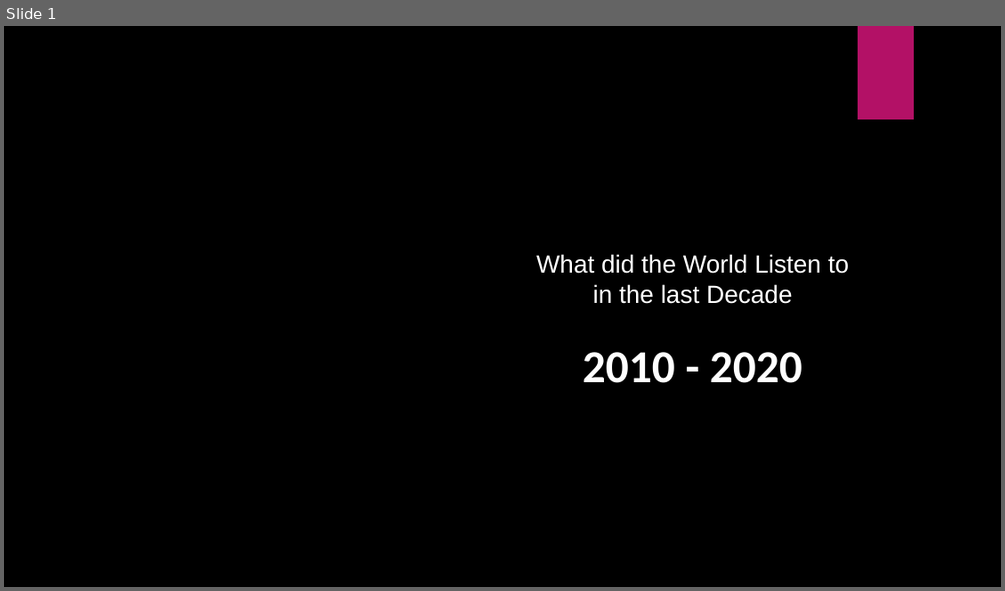
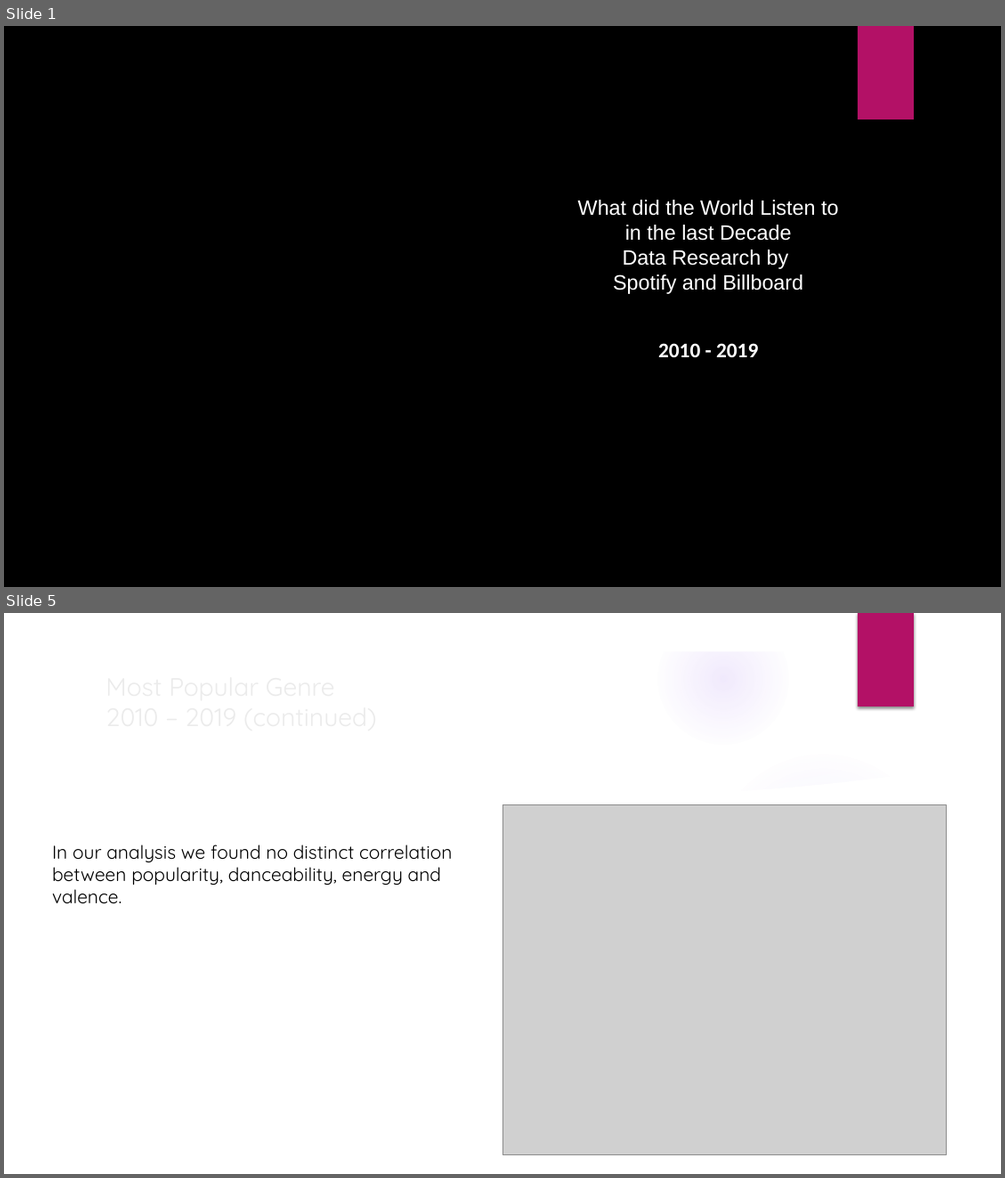
Before and after one commit to thomasbjohnson/Group-Project-1, a slide deck: What Did We Listen To 2010-2020.pptx. Shown one above the other, each under a label of ours: slide 1 before the commit, slides 1 and 5 after it; the slides between them are not shown. The pictures are 1005x591 and 1005x1178 pixels, drawn with LibreOffice and Linux fonts; fonts in the diff are those of the drawing; grey boxes stand for pictures; background and template pictures are left out. Boxes give left, top, right and bottom in pixels: in the first picture for what was removed or moved away, otherwise in the second. Text is boxed around its words. In the diff, an @@ line names an element or a change of style, - is before the commit and + after.

```diff
--- a/What Did We Listen To 2010-2020.pptx
+++ b/What Did We Listen To 2010-2020.pptx
@@ slide 5 added at <box>4,613,1001,1174</box>, background picture (left out); not listed: 1 template element that a slide beside it also shows @@
@@ group added at <box>4,613,1001,1174</box>: 5 ellipses, 3 freeform shapes @@
@@ title added at <box>98,692,815,750</box>, 24.3 pt, text #EBEBEB @@
+Most Popular Genre
+2010 – 2019 (continued)
@@ picture added at <box>502,805,947,1155</box> @@
@@ text added at <box>52,844,452,904</box>, 18 pt, text #000000 @@
+In our analysis we found no distinct correlation between popularity, danceability, energy and valence.
@@ slide 1 changed as well @@
@@ title at <box>578,200,838,294</box>: text changed; size 24 to 20 pt @@
-What did the World Listen to
-in the last Decade
+What did the World Listen to
+in the last Decade
+Data Research by
+Spotify and Billboard
@@ subtitle at <box>658,343,758,357</box>: text changed; size 44 to 20 pt @@
-2010 - 2020
+2010 - 2019
```
Also in this commit, not shown: 5 other slides changed, 1 other slide added.
